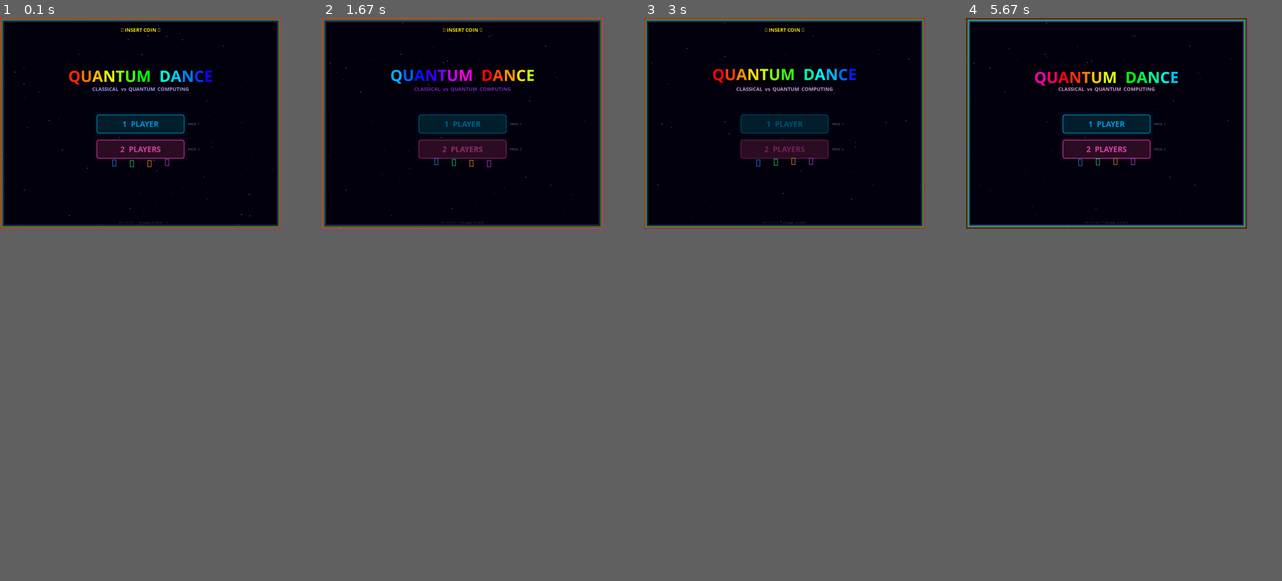
Above: before the commit, frames 1-4 (left to right).
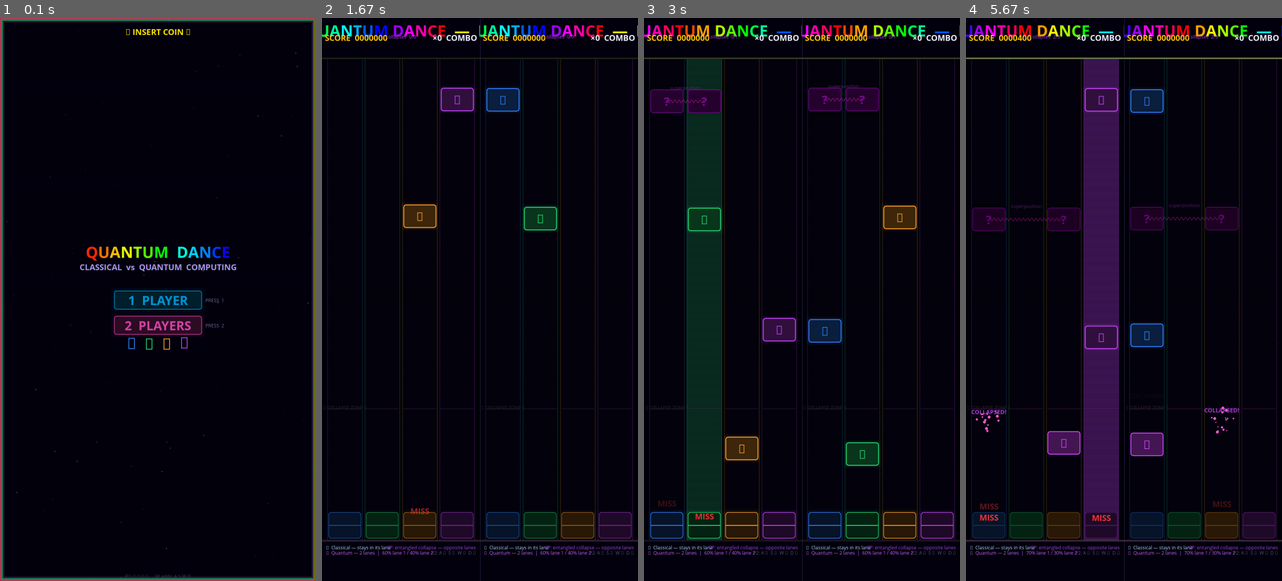
Above: after the commit, the same moments.

Repository: parzival1401/mobile_quantum-
Game: pygame game, started from dance_dance/quantum_dance.py
The game is run twice, just before and just after one commit, with the same random seed, the same clock (stepped at 60 frames per second) and the same inputs.
Inputs (mouse positions are in pixels of both pictures, inside the frame that each line leads up to):
- Up to frame 1 (0.1 s): no input
- Up to frame 2 (1.67 s): press the mouse at (480, 327) at 0.37 s; move the mouse to (429, 378) at 0.47 s; release the mouse at (382, 428) at 0.6 s; tap Enter at 0.67 s; tap  at 1, 1.48 s; hold Up from 1.33 s (still down); move the mouse to (596, 496) at 1.37 s
- Up to frame 3 (3 s): release Up at 1.8 s; hold Right 1.83-2.3 s; move the mouse to (839, 350) at 1.87 s; hold Left 2.33-2.87 s; move the mouse to (808, 108) at 2.37 s; hold Down from 2.9 s (still down); move the mouse to (726, 186) at 2.93 s
- Up to frame 4 (5.67 s): tap  at 3.05, 4.22 s; release Down at 3.2 s; hold Left 3.23-3.63 s; move the mouse to (1010, 282) at 3.27 s; hold Up 3.67-4.03 s; move the mouse to (1108, 445) at 3.7 s; hold Right 4.07-4.7 s; move the mouse to (1124, 367) at 4.1 s; hold Down 4.73-5.1 s; move the mouse to (1114, 203) at 4.77 s; hold Left 5.13-5.6 s; move the mouse to (1244, 513) at 5.17 s; hold Right from 5.63 s (still down)
In our replay, the window is 450x337 before the commit and 506x900 after it. These sizes can differ from the game's own. Grey fills any space a smaller window leaves; there, only what the larger window draws over its background counts as a difference.

The runs differ from the first frame. In frame 1, 10% of the frame differs, in the area x 0-100%, y 0-100%; in frame 2, 15%; in frame 3, 26%; in frame 4, 25%.

Commit message:
Resize to 1080x1920 portrait (vertical) for 1920x1080 screen rotated
SW/SH → 1080×1920, lanes scaled to fit 1080px width (240px each),
play area 1640px tall, larger notes (80px), hit zone (90px),
fonts scaled up ~1.6× across the board for readability at distance.

Co-Authored-By: Claude Sonnet 4.6 <noreply@anthropic.com>

Diff:
--- a/dance_dance/quantum_dance.py
+++ b/dance_dance/quantum_dance.py
@@ -93,7 +93,7 @@
 # ─────────────────────────────────────────────────────────────────────────────
 # Screen & timing
 # ─────────────────────────────────────────────────────────────────────────────
-SW, SH = 960, 720
+SW, SH = 1080, 1920
 FPS    = 60
 screen = pygame.display.set_mode((SW, SH))
 pygame.display.set_caption("Quantum Dance  |  Quantum Exhibition")
@@ -163,13 +163,13 @@
             pass
     return pygame.font.Font(None, sz)
 
-F_TITLE  = _f(34)
-F_MENU   = _f(28)
-F_MENUSM = _f(18)
-F_MED    = _f(18)
-F_SM     = _f(14)
-F_XSM    = _f(11, bold=False)
-F_ARROW  = _f(26)
+F_TITLE  = _f(56)
+F_MENU   = _f(46)
+F_MENUSM = _f(30)
+F_MED    = _f(30)
+F_SM     = _f(22)
+F_XSM    = _f(17, bold=False)
+F_ARROW  = _f(44)
 
 # ─────────────────────────────────────────────────────────────────────────────
 # Song catalogue  (sourced from music/ddr_songs.txt)
@@ -212,23 +212,23 @@
 # Layout constants
 # ─────────────────────────────────────────────────────────────────────────────
 N_LANES  = 4
-LANE_W   = 200
+LANE_W   = 240
 LANE_GAP = 16
-TOTAL_W  = N_LANES * LANE_W + (N_LANES - 1) * LANE_GAP   # 848
-LX0      = (SW - TOTAL_W) // 2                            #  56 — small side margins
-
-TOP_H    = 82
-BOT_H    = 88
+TOTAL_W  = N_LANES * LANE_W + (N_LANES - 1) * LANE_GAP   # 1008
+LX0      = (SW - TOTAL_W) // 2                            #   36 — side margins
+
+TOP_H    = 140
+BOT_H    = 140
 LANE_TOP = TOP_H
-LANE_BOT = SH - BOT_H        # 632
-
-TARGET_Y   = LANE_BOT - 28
-HIT_ZONE_H = 56
-NOTE_W     = LANE_W - 14
-NOTE_H     = 52
-
-HIT_PERFECT = 22
-HIT_GOOD    = 48
+LANE_BOT = SH - BOT_H        # 1780
+
+TARGET_Y   = LANE_BOT - 50
+HIT_ZONE_H = 90
+NOTE_W     = LANE_W - 20
+NOTE_H     = 80
+
+HIT_PERFECT = 34
+HIT_GOOD    = 70
 
 KEYS_P1 = [pygame.K_LEFT, pygame.K_DOWN, pygame.K_UP, pygame.K_RIGHT]
 KEYS_P2 = [pygame.K_a,    pygame.K_s,    pygame.K_w,  pygame.K_d]
